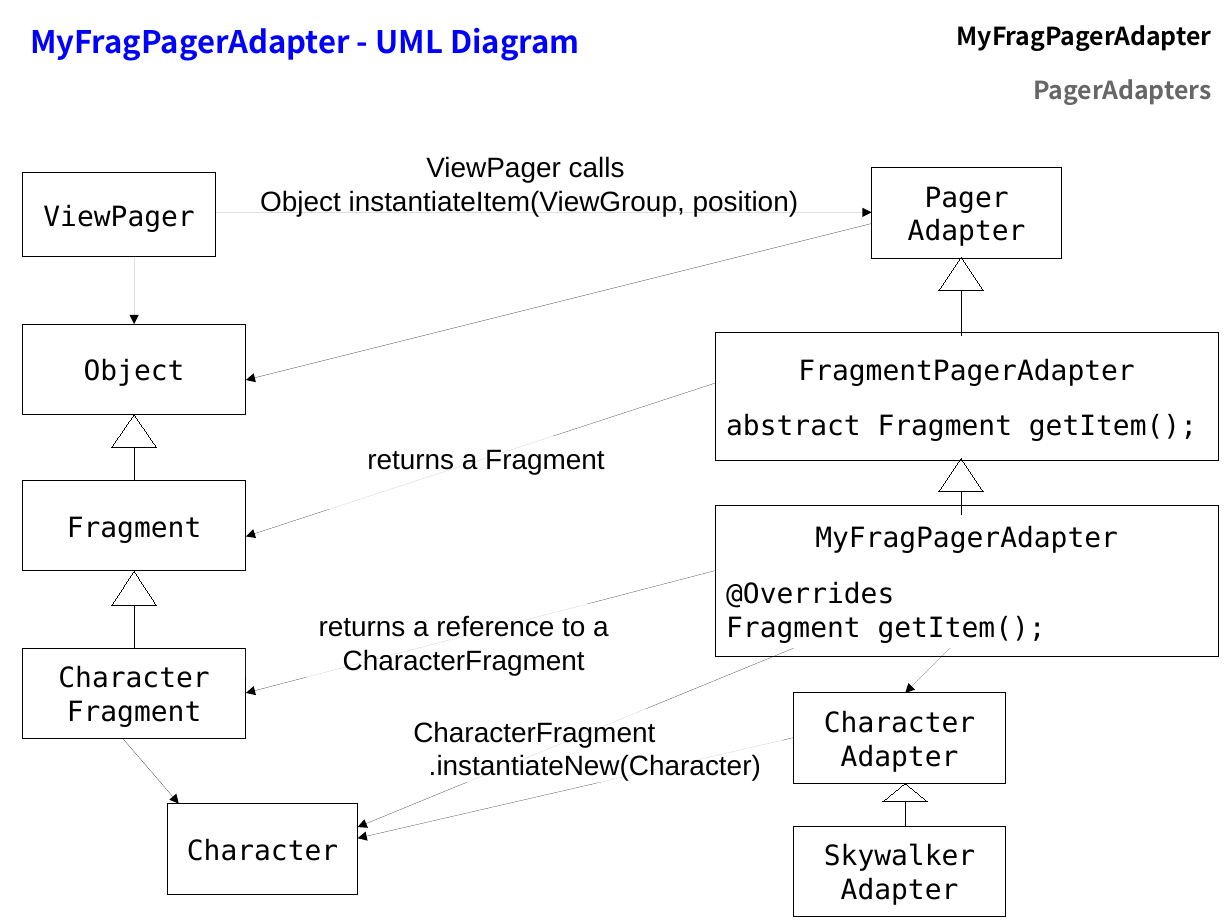
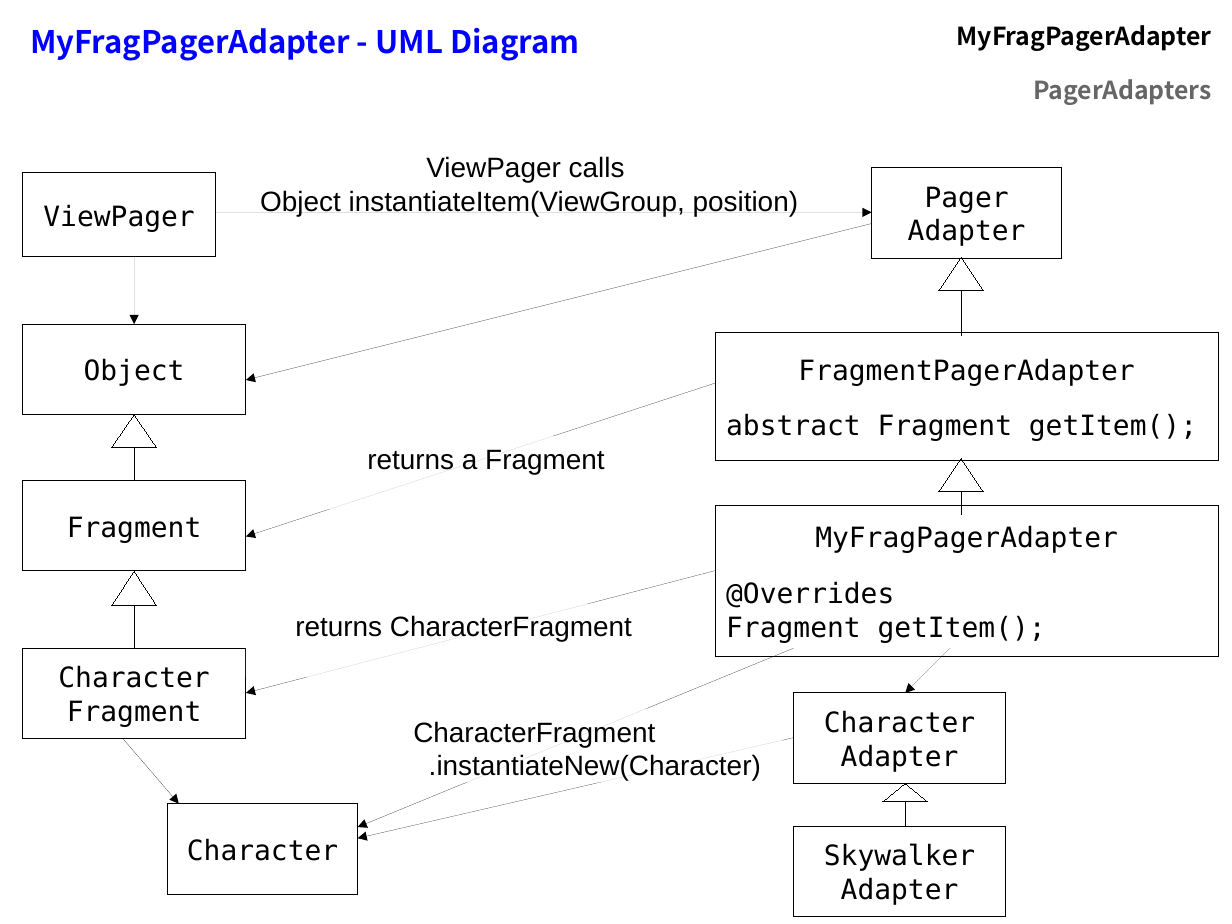
Before and after one commit to flocela/PagerAdaptersHandouts, a slide deck: slide 34 of PagerAdapterPresentation.odp (slide 27 before the commit). Drawn at 1232x924 pixels with LibreOffice and Linux fonts; fonts in the diff are those of the drawing. Boxes give left, top, right and bottom in pixels: in the first picture for what was removed or moved away, otherwise in the second. Text is boxed around its words. In the diff, an @@ line names an element or a change of style, - is before the commit and + after.

```diff
--- a/PagerAdapterPresentation.odp
+++ b/PagerAdapterPresentation.odp
@@ text at [295, 615, 632, 642]: text changed @@
-returns a reference to a CharacterFragment
+returns CharacterFragment
```
Also in this commit, not shown: 31 other slides changed, 10 slides added, 3 slides removed, 11 other files.
